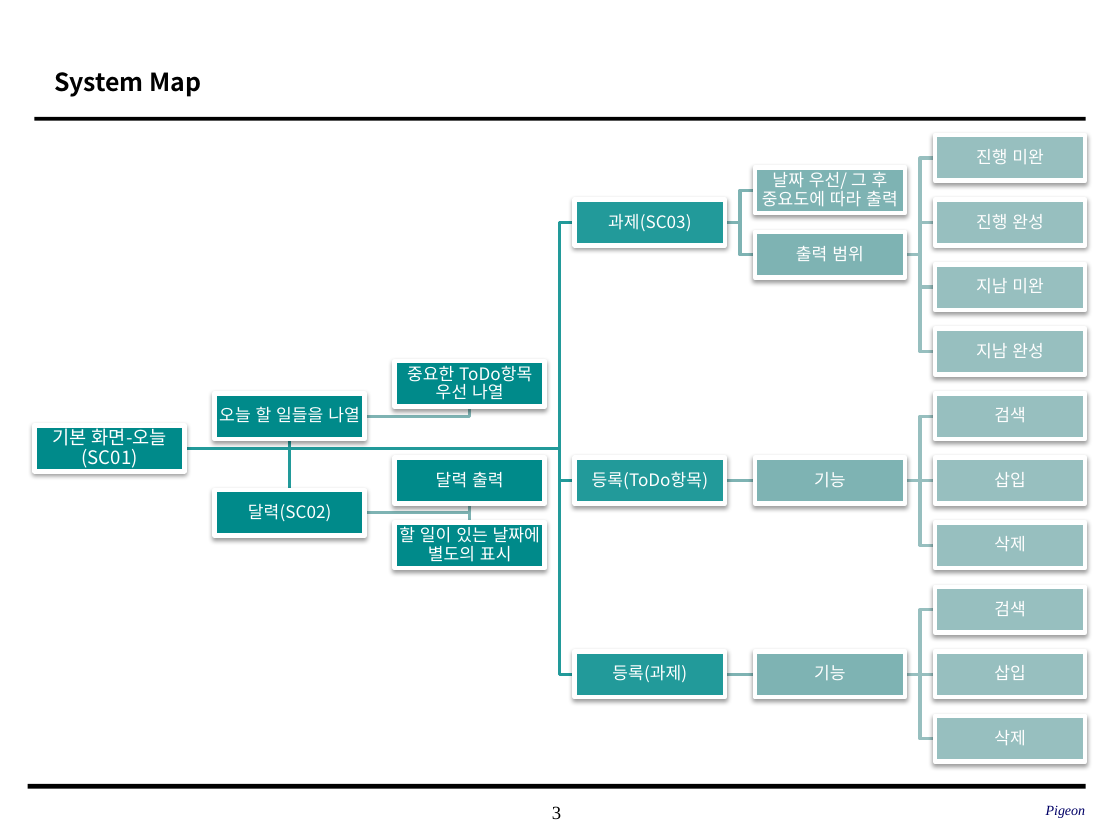
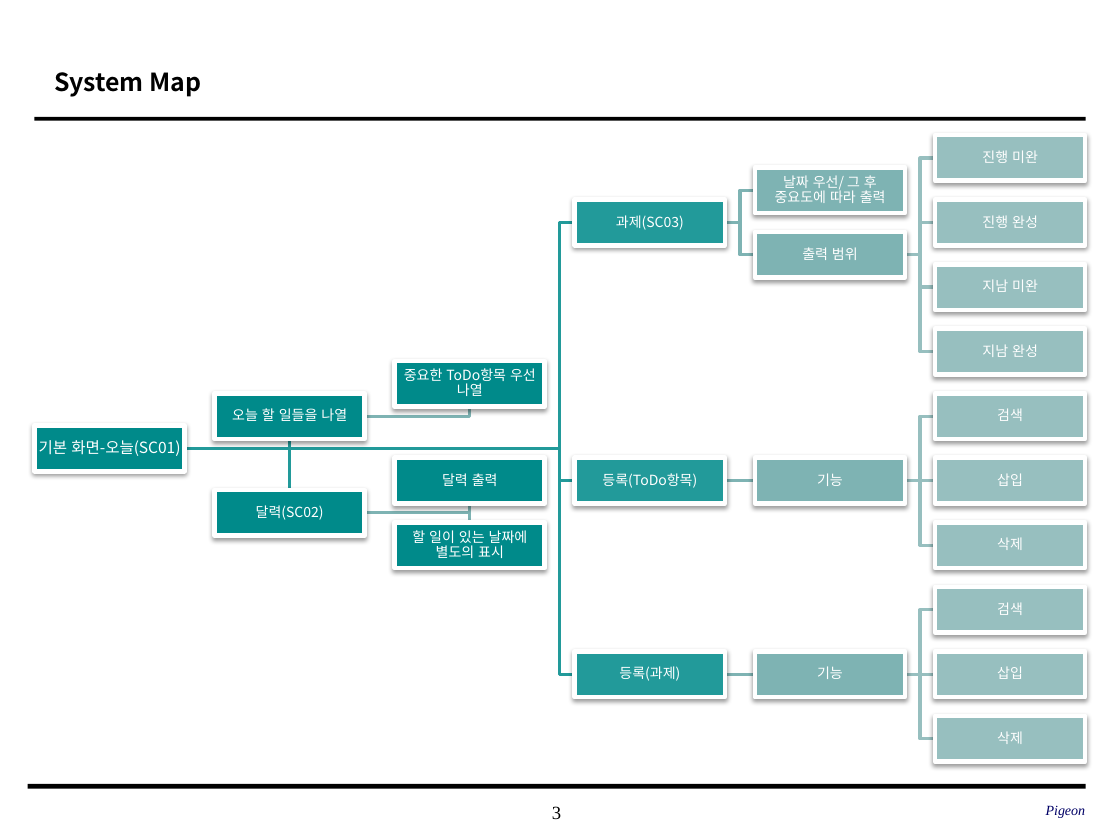
Before and after one commit to SE-admin/9, a slide deck: slide 3 of doc/3_ 설계서/UI Design Template_9_pigeon.pptx. Drawn at 1120x840 pixels with LibreOffice and Linux fonts; fonts in the diff are those of the drawing; background and template pictures are left out. Boxes give left, top, right and bottom in pixels: in the first picture for what was removed or moved away, otherwise in the second. Text is boxed around its words. In the diff, an @@ line names an element or a change of style, - is before the commit and + after.

Commit message:
# 서류 # Class Design_9_pigeon.pptx # UI Design Template_9_pigeon.pptx # 전반적 # 오류 정정 및 코더들의 의견 반영

```diff
--- a/doc/3_ 설계서/UI Design Template_9_pigeon.pptx
+++ b/doc/3_ 설계서/UI Design Template_9_pigeon.pptx
@@ text "기본 화면-오늘(SC01)" at (x1=39, y1=440, x2=180, y2=456): size 12 to 10 pt @@
@@ size 11 to 9 pt in 22 elements at (x1=616, y1=215, x2=684, y2=230), (x1=775, y1=175, x2=886, y2=203), (x1=802, y1=247, x2=858, y2=260), (x1=982, y1=150, x2=1038, y2=163), (x1=982, y1=215, x2=1038, y2=228), (x1=982, y1=279, x2=1038, y2=292), (x1=982, y1=344, x2=1038, y2=357), (x1=602, y1=473, x2=697, y2=488), (x1=817, y1=473, x2=843, y2=486), (x1=997, y1=408, x2=1023, y2=421), (x1=997, y1=473, x2=1023, y2=486), (x1=997, y1=538, x2=1023, y2=550), (x1=619, y1=666, x2=680, y2=681), (x1=817, y1=666, x2=843, y2=679), (x1=997, y1=602, x2=1023, y2=615), (x1=997, y1=666, x2=1023, y2=679), (x1=997, y1=732, x2=1023, y2=744), (x1=232, y1=408, x2=347, y2=421), (x1=404, y1=368, x2=536, y2=396), (x1=256, y1=505, x2=324, y2=520), (x1=442, y1=473, x2=498, y2=486), (x1=412, y1=530, x2=528, y2=558) @@
```
Also in this commit, not shown: 9 other slides changed, 1 other file.
